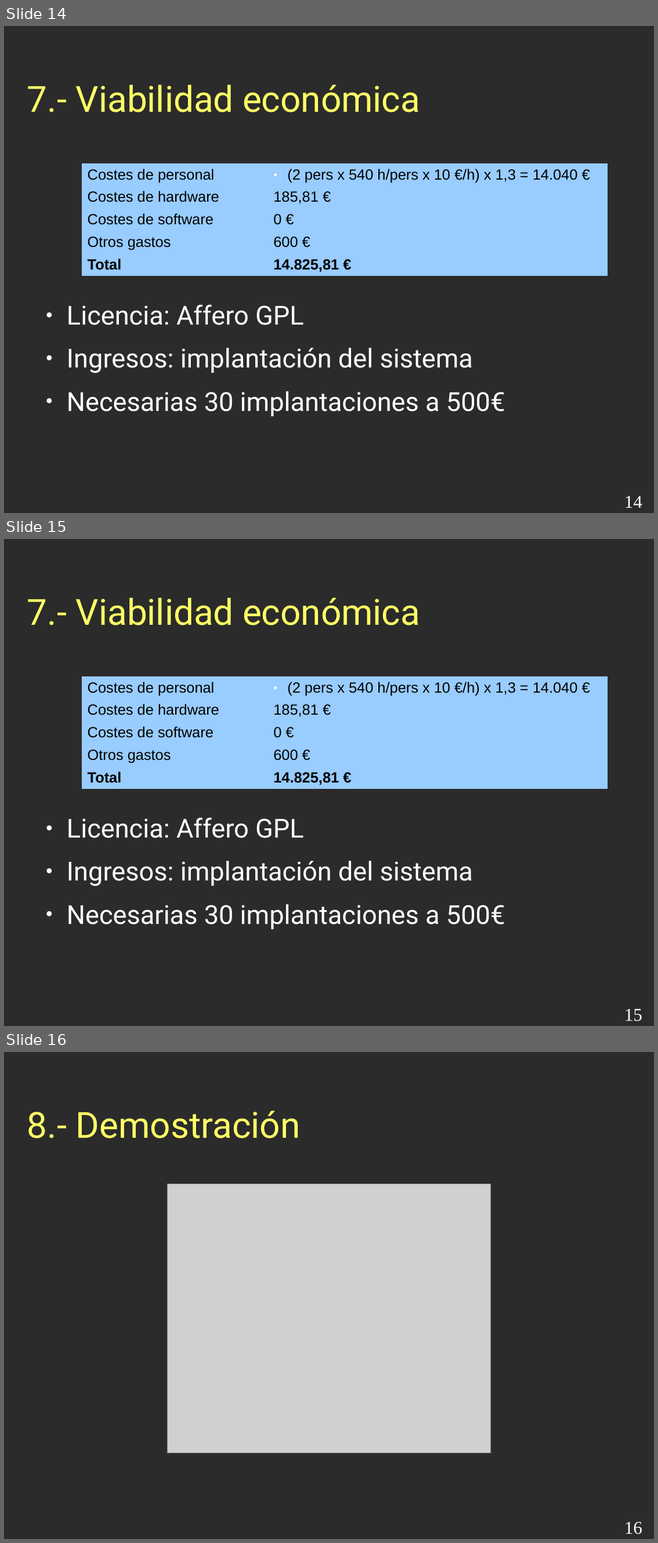
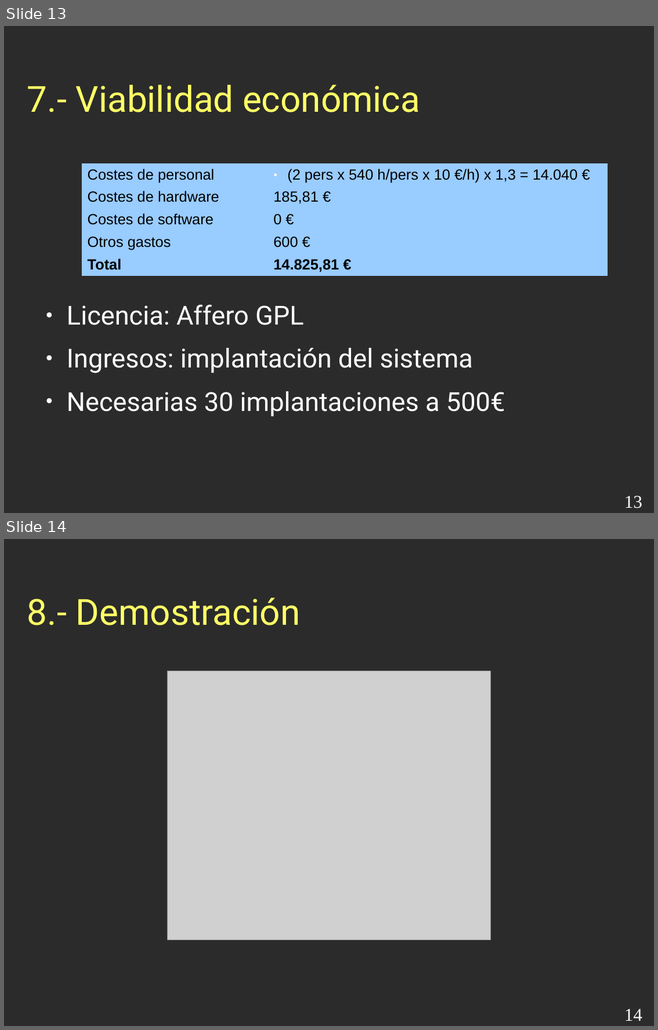
Before and after one commit to esbaixauli/proyecto-ii-ubu, a slide deck: trunk/Documentación/Presentación.odp. Shown one above the other, each under a label of ours: slides 14, 15 and 16 before the commit, slides 13 and 14 after it. The pictures are 658x1543 and 658x1030 pixels, drawn with LibreOffice and Linux fonts; fonts in the diff are those of the drawing; grey boxes stand for pictures; background and template pictures are left out; a plain dark background stands for a picture behind light text. Boxes give left, top, right and bottom in pixels: in the first picture for what was removed or moved away, otherwise in the second. Text is boxed around its words. In the diff, an @@ line names an element or a change of style, - is before the commit and + after.

Commit message:
presentación

```diff
--- a/trunk/Documentación/Presentación.odp
+++ b/trunk/Documentación/Presentación.odp
@@ slide 15 removed at [4, 539, 654, 1026], background picture (left out) @@
@@ title removed at [27, 598, 420, 625] @@
-7.- Viabilidad económica
@@ table removed at [82, 676, 608, 789], 5 rows, 2 columns @@
-Costes de personal | (2 pers x 540 h/pers x 10 €/h) x 1,3 = 14.040 €
-Costes de hardware | 185,81 €
-Costes de software | 0 €
-Otros gastos | 600 €
-Total | 14.825,81 €
@@ text removed at [67, 817, 505, 929] @@
-● Licencia: Affero GPL
-● Ingresos: implantación del sistema
-● Necesarias 30 implantaciones a 500€
@@ page number removed at [624, 1009, 642, 1022] @@
-15
@@ what was slide 14 is now slide 13 @@
@@ page number at [624, 496, 642, 509]: text changed @@
-14
+13
@@ what was slide 16 is now slide 14 @@
@@ page number at [624, 1009, 642, 1021]: text changed @@
-16
+14
```
Also in this commit, not shown: 2 slides changed, 1 other slide removed.
